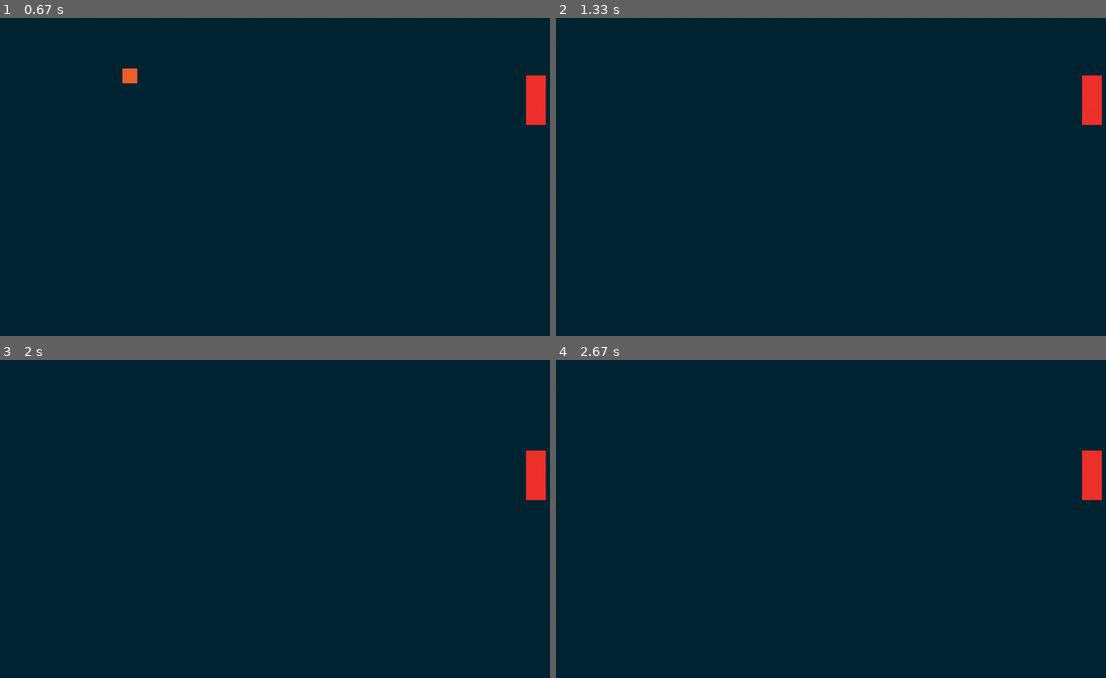
Above: before the commit, frames 1-4 (two rows, left to right).
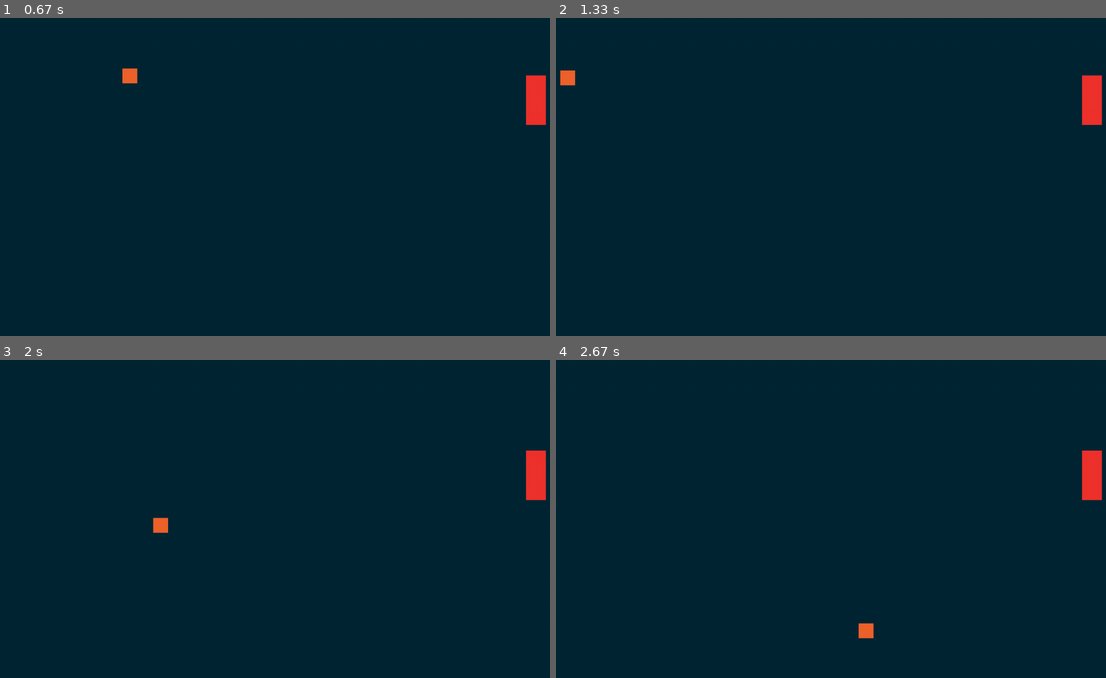
Above: after the commit, the same moments.

Repository: 7IronSnow7/Pygame
Game: pygame game, started from pong/main.py
Two runs of this game, one before a commit and one after it. Both use one fixed random seed, a clock stepped at 60 frames per second and the inputs below.
Inputs:
- Up to frame 1 (0.67 s): hold Up from 0.33 s (still down)
- Up to frame 2 (1.33 s): release Up at 0.8 s; hold Down 0.83-1.13 s; hold Up from 1.17 s (still down)
- Up to frame 3 (2 s): release Up at 1.53 s; hold Down 1.57-1.93 s; hold Up from 1.97 s (still down)
- Up to frame 4 (2.67 s): release Up at 2.27 s; hold Down 2.3-2.6 s; hold Up from 2.63 s (still down)

Frame 1 is identical in both runs. In frame 2, 0.1% of the frame differs, in the area x 0-4%, y 16-22%; in frame 3, 0.1%; in frame 4, 0.1%.

Commit message:
Added collision for the ball to bounce off the walls

Diff:
--- a/pong/sprites.py
+++ b/pong/sprites.py
@@ -47,5 +47,18 @@
             self.rect.top = 0
             self.direction.y *= -1
 
+        if self.rect.bottom >= WINDOW_HEIGHT:
+            self.rect.bottom = WINDOW_HEIGHT
+            self.direction.y *= -1
+
+        if self.rect.bottom >= WINDOW_WIDTH:
+            self.rect.bottom = WINDOW_WIDTH
+            self.direction.x *= -1
+
+        if self.rect.left <= 0:
+            self.rect.left = 0
+            self.direction.x *= -1
+
     def update(self, dt):
         self.move(dt)
+        self.wall_collision()
